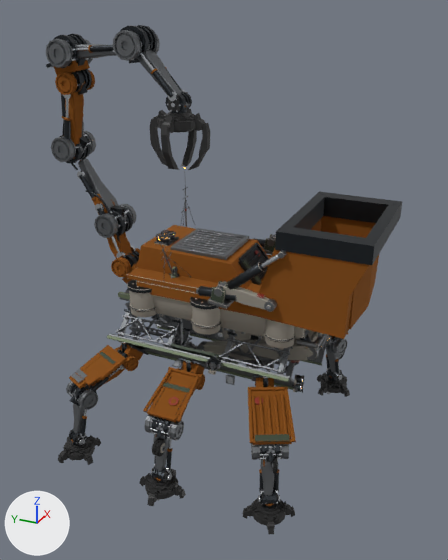
One commit to the Blender file Assets/Game/Art/Models/_Source~/models/vehicles/desert_crawler.blend: the scene before it, then after it.
Before and after are seen from a camera (50 mm lens) standing at (-36.1, -16.9, 25.9) and looking at (-0.4, -0.8, 8.0). The lights are fixed; the arrows at lower left show +X, +Y and +Z. The picture after the commit comes second.

Before the edit, the objects in view are built like this:
```python
me_cube_001 = bpy.data.meshes.new('Cube.001')
me_cube_001.from_pydata(...)  # 23 vertices, 19 faces; spans x -4.36..4.36, y -3.47..3.52, z -4.48..0.66
me_cube_001.materials.append(None)
me_cube_002 = bpy.data.meshes.new('Cube.002')
me_cube_002.from_pydata(...)  # 20 vertices, 16 faces; spans x -4.37..4.37, y -2.8..2.8, z -0.79..0.56
me_cube_002.materials.append(mat_mat_metal_steel_dark)  # dark grey #3a3e42
me_mesh_crawler_gantry = bpy.data.meshes.new('Mesh_Crawler_Gantry')
me_mesh_crawler_gantry.from_pydata(...)  # 2296 vertices, 2214 faces; spans x -6.6..6.6, y -2.87..2.07, z 15.49..19.2
# faces by material slot: [1974, 48, 174, 6, 12]
me_mesh_crawler_gantry.materials.append(mat_mat_metal_steel_worn)  # grey #7a7d80
me_mesh_crawler_gantry.materials.append(mat_mat_metal_steel_dark)  # dark grey #3a3e42
me_mesh_crawler_gantry.materials.append(mat_mat_metal_steel_worn)  # grey #7a7d80
me_mesh_crawler_gantry.materials.append(mat_mat_paint_olive_deep)  # greyish green #3f4a3a
me_mesh_crawler_gantry.materials.append(mat_mat_paint_roof_green)  # greyish green #6e7a5e
ob_cube_001 = bpy.data.objects.new('Cube.001', me_cube_001)
ob_cube_001.location = (0.01, -7.95, 12.09)
ob_cube_001.rotation_euler = (0.0, 0.0, -3.142)  # degrees (0, 0, -180)
ob_cube_001.material_slots[0].link = 'OBJECT'; ob_cube_001.material_slots[0].material = mat_mat_metal_rust_heavy  # brown #9a5d1d
ob_cube_002 = bpy.data.objects.new('Cube.002', me_cube_002)
ob_cube_002.location = (-0.05, -8.72, 13.09)
ob_mesh_crawler_gantry = bpy.data.objects.new('Mesh_Crawler_Gantry', me_mesh_crawler_gantry)
ob_mesh_crawler_gantry.location = (-0.39, 0.0, -12.77)
ob_mesh_crawler_gantry.rotation_euler = (0.0, 0.0, 1.571)  # degrees (0, 0, 90)
# also in view: 'Mesh_Leg_P2_Foot' at (-0.2, 2.4, 17.9); 'Mesh_Leg_N1_Foot' at (-7.7, -7.3, -3.3); 'Mesh_Leg_N3_Lower' at (-7.1, 7.0, -0.9); 'Mesh_Leg_N1_Upper.002' at (-0.1, 10.6, 18.5); 'Mesh_Crawler_Gantry.003' at (2.1, -0.8, 3.4)
```
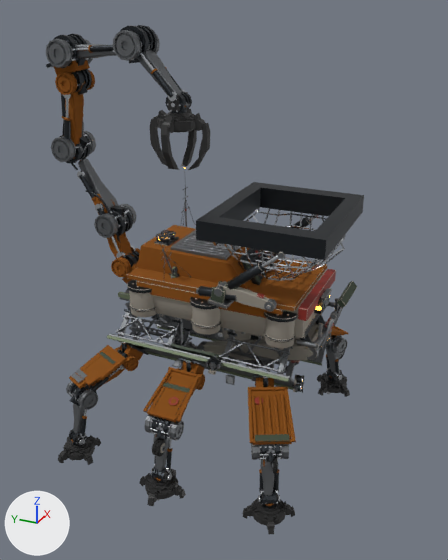
Where the change shows, as pixel boxes [x1, y1, x2, y2] in the pictures (448 x 560 px):
```json
{"object": "Cube.002", "change": "moved, rescaled", "before": [275, 192, 402, 265], "after": [196, 182, 364, 260], "on screen": "32% wider, 7% taller"}
{"object": "Cube.001", "change": "deleted", "before": [251, 216, 379, 339], "on screen": "brown"}
{"object": "Grid", "change": "added", "after": [213, 208, 346, 281]}
{"object": "Mesh_Crawler_Prow", "change": "unchanged, uncovered by the edit", "before": [294, 326, 325, 349], "after": [287, 269, 339, 349]}
```

Scene script edits in JSON lines:
```json
{"op": "add", "block": "me_grid", "code": ["me_grid = bpy.data.meshes.new('Grid')", "me_grid.from_pydata(...)  # 121 vertices, 100 faces; spans x -1.0..1.0, y -1.0..1.0, z 0.22..1.26", "me_grid.materials.append(mat_mat_metal_chrome_scuffed)  # light grey #c9cdd2"]}
{"op": "remove", "block": "ob_cube_001", "code": ["ob_cube_001 = bpy.data.objects.new('Cube.001', me_cube_001)", "ob_cube_001.location = (0.01, -7.95, 12.09)", "ob_cube_001.rotation_euler = (0.0, 0.0, -3.142)  # degrees (0, 0, -180)", "ob_cube_001.material_slots[0].link = 'OBJECT'; ob_cube_001.material_slots[0].material = mat_mat_metal_rust_heavy  # brown #9a5d1d"]}
{"op": "set", "path": "ob_cube_002.location", "old": "(-0.05, -8.72, 13.09)", "new": "(-0.05, -4.95, 13.09)"}
{"op": "set", "path": "ob_cube_002.scale", "old": "(1.0, 1.0, 1.0)", "new": "(1.06, 1.43, 1.06)"}
{"op": "add", "block": "ob_grid", "code": ["ob_grid = bpy.data.objects.new('Grid', me_grid)", "ob_grid.location = (0.06, -4.78, 13.42)", "ob_grid.rotation_euler = (0.0, 3.142, 0.0)  # degrees (0, 180, 0)", "ob_grid.scale = (4.45, 3.84, 3.13)", "_m = ob_grid.modifiers.new('Wireframe', 'WIREFRAME')", "_m.thickness = 0.034"]}
```
